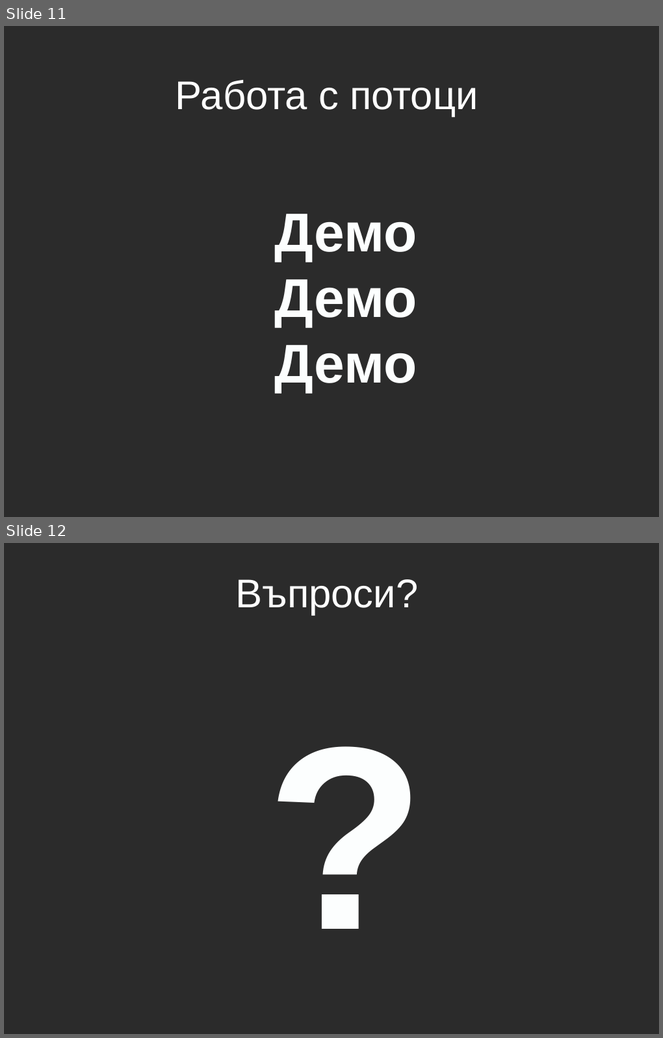
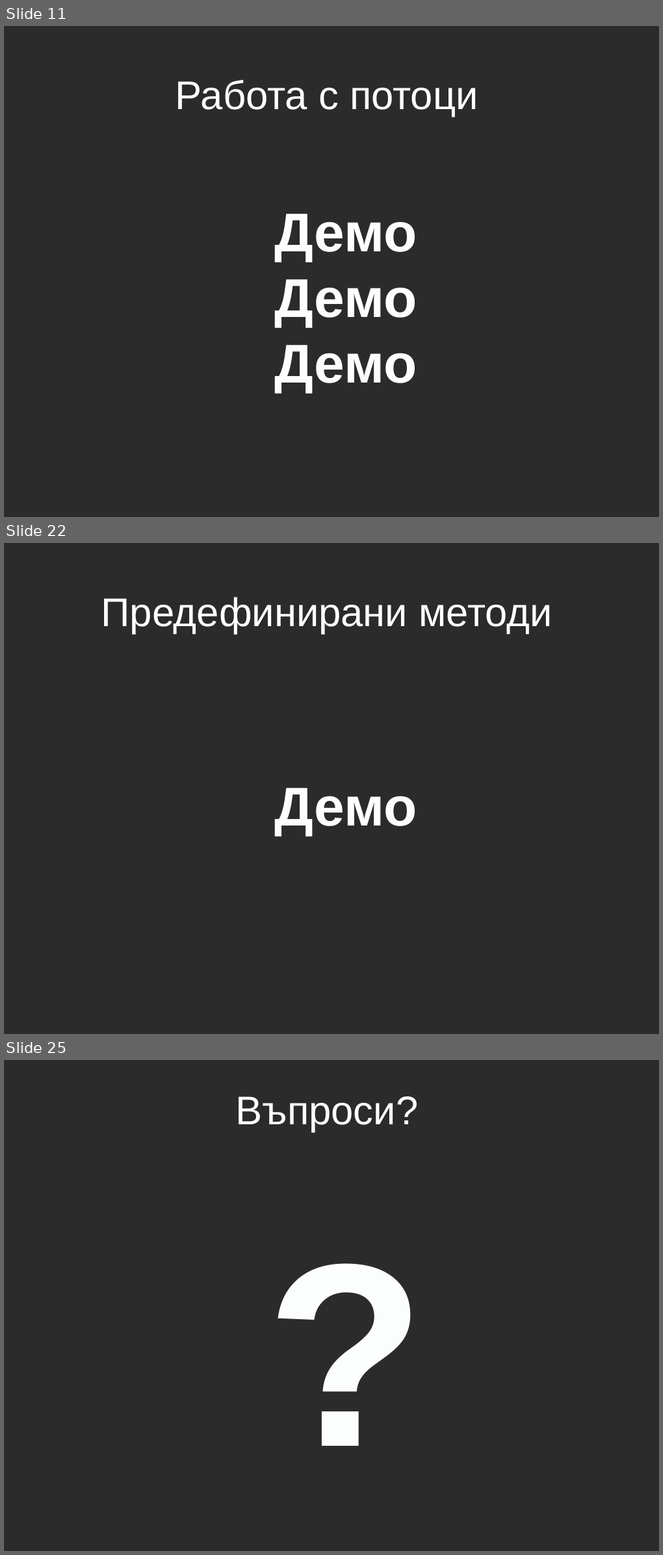
Before and after one commit to aslv/1300ruc, a slide deck: Lecture5/Lecture5.pptx. Shown one above the other, each under a label of ours: slides 11 and 12 before the commit, slides 11, 22 and 25 after it; the slides between them are not shown. The pictures are 663x1038 and 663x1555 pixels, drawn with LibreOffice and Linux fonts; fonts in the diff are those of the drawing; background and template pictures are left out; a plain dark background stands for a picture behind light text. Boxes give left, top, right and bottom in pixels: in the first picture for what was removed or moved away, otherwise in the second. Text is boxed around its words. In the diff, an @@ line names an element or a change of style, - is before the commit and + after.

```diff
--- a/Lecture5/Lecture5.pptx
+++ b/Lecture5/Lecture5.pptx
@@ slide 22 added at <box>4,543,659,1034</box>, background picture (left out) @@
@@ title added at <box>102,597,552,634</box>, 44 pt, text #FFFFFF @@
+Предефинирани методи
@@ text added at <box>275,788,417,835</box>, 60 pt, text #FDFFFF, bold @@
+Демо
@@ what was slide 12 is now slide 25 @@
```
Also in this commit, not shown: 12 other slides added.
